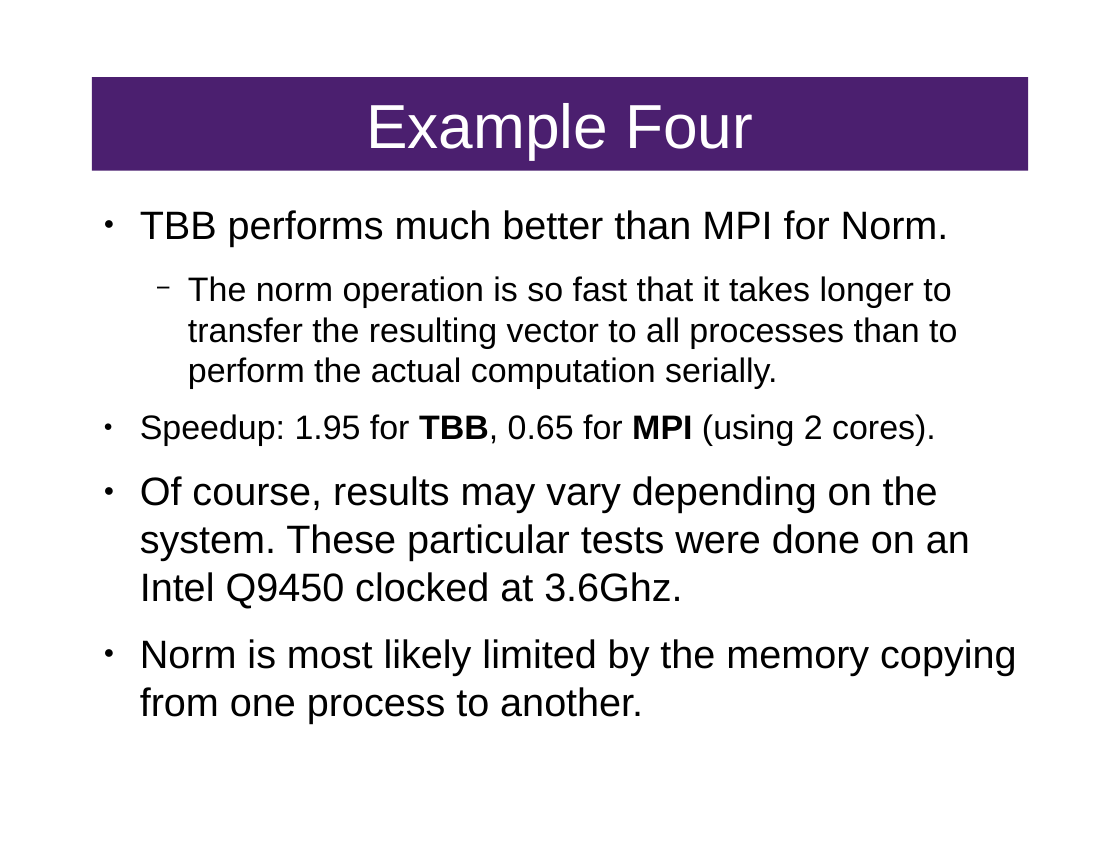
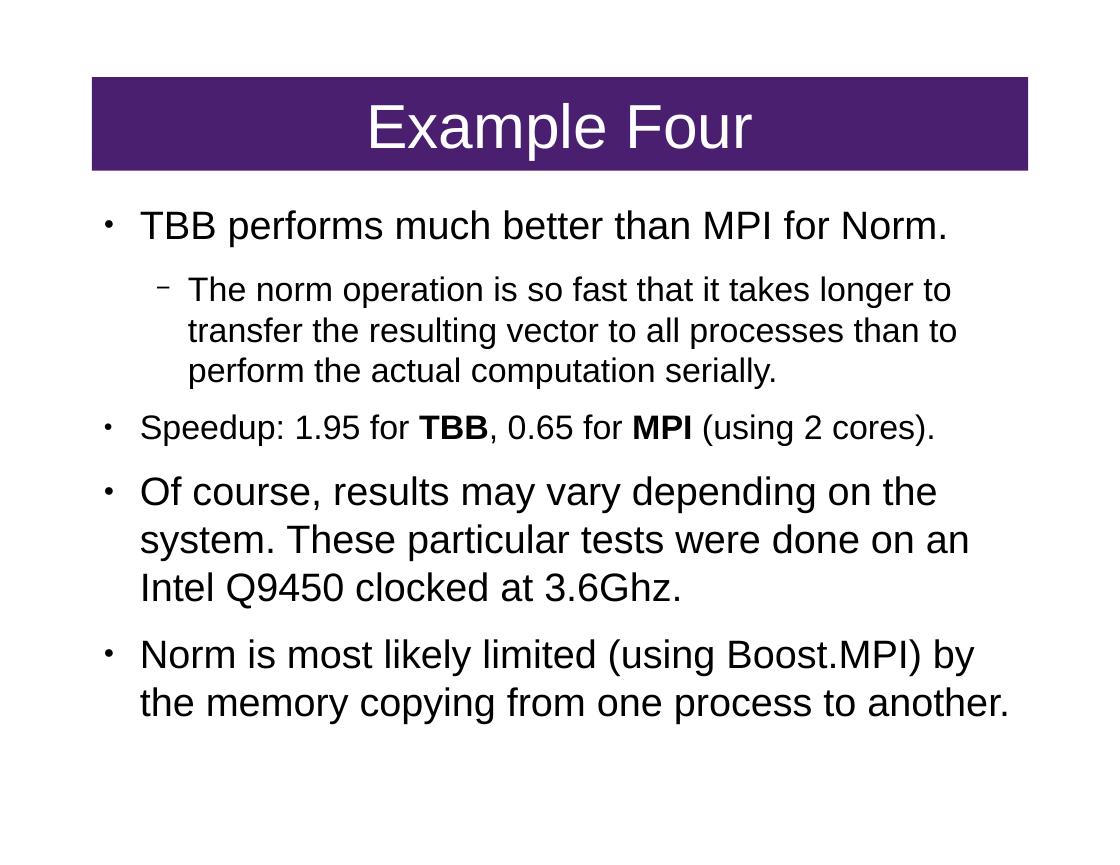
Before and after one commit to FractalDesigns/cowichan-1, a slide deck: slide 22 of presentation-june.odp. Drawn at 1120x865 pixels with LibreOffice and Linux fonts; fonts in the diff are those of the drawing. Boxes give left, top, right and bottom in pixels: in the first picture for what was removed or moved away, otherwise in the second. Text is boxed around its words. In the diff, an @@ line names an element or a change of style, - is before the commit and + after.

```diff
--- a/presentation-june.odp
+++ b/presentation-june.odp
@@ text at (140, 639, 1010, 723): text changed @@
-● Norm is most likely limited by the memory copying from one process to another.
+● Norm is most likely limited (using Boost.MPI) by the memory copying from one process to another.
```
Also in this commit, not shown: 3 other slides changed, 1 other file.
